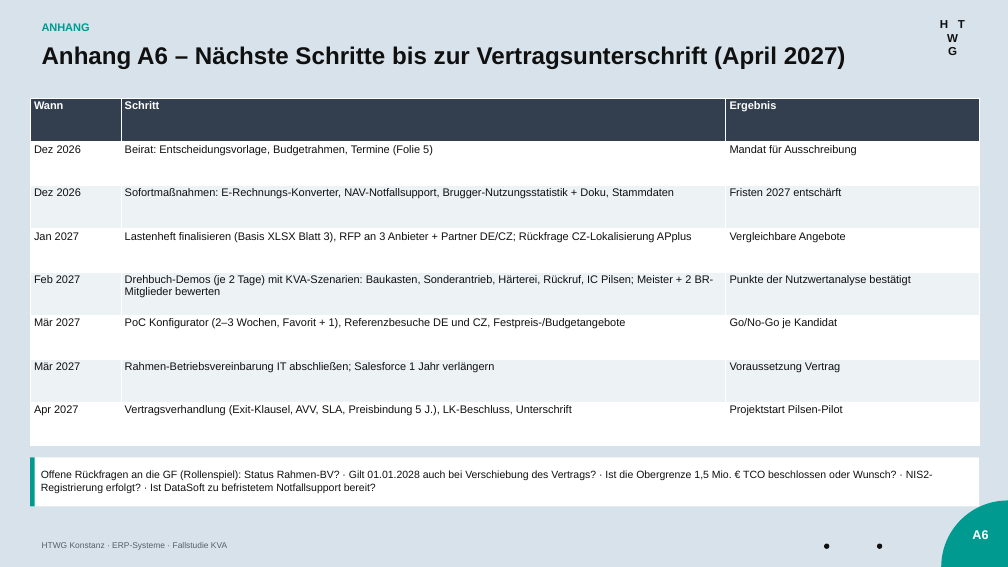
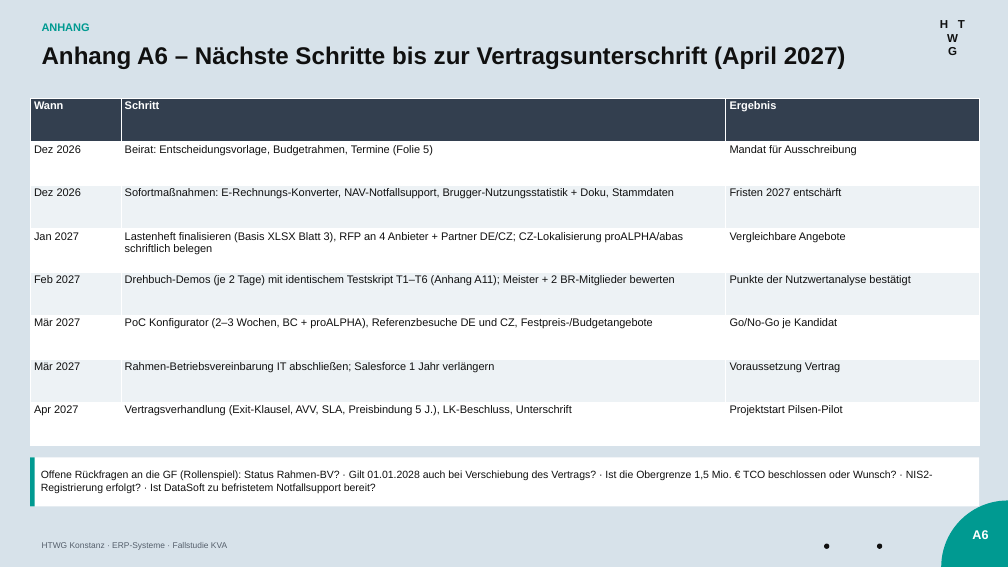
Before and after one commit to Layl10/ERP-Systeme, a slide deck: slide 11 of Abgabe/KVA_ERP2028_Management-Praesentation.pptx. Drawn at 1008x567 pixels with LibreOffice and Linux fonts; fonts in the diff are those of the drawing. Boxes give left, top, right and bottom in pixels: in the first picture for what was removed or moved away, otherwise in the second. Text is boxed around its words. In the diff, an @@ line names an element or a change of style, - is before the commit and + after.

```diff
--- a/Abgabe/KVA_ERP2028_Management-Praesentation.pptx
+++ b/Abgabe/KVA_ERP2028_Management-Praesentation.pptx
@@ table at [30, 98, 979, 446] @@
-row 4, column 2: Lastenheft finalisieren (Basis XLSX Blatt 3), RFP an 3 Anbieter + Partner DE/CZ; Rückfrage CZ-Lokalisierung APplus
+row 4, column 2: Lastenheft finalisieren (Basis XLSX Blatt 3), RFP an 4 Anbieter + Partner DE/CZ; CZ-Lokalisierung proALPHA/abas schriftlich belegen
-row 5, column 2: Drehbuch-Demos (je 2 Tage) mit KVA-Szenarien: Baukasten, Sonderantrieb, Härterei, Rückruf, IC Pilsen; Meister + 2 BR-Mitglieder bewerten
+row 5, column 2: Drehbuch-Demos (je 2 Tage) mit identischem Testskript T1–T6 (Anhang A11); Meister + 2 BR-Mitglieder bewerten
-row 6, column 2: PoC Konfigurator (2–3 Wochen, Favorit + 1), Referenzbesuche DE und CZ, Festpreis-/Budgetangebote
+row 6, column 2: PoC Konfigurator (2–3 Wochen, BC + proALPHA), Referenzbesuche DE und CZ, Festpreis-/Budgetangebote
```
Also in this commit, not shown: 10 other slides changed, 1 slide added, 9 other files.
